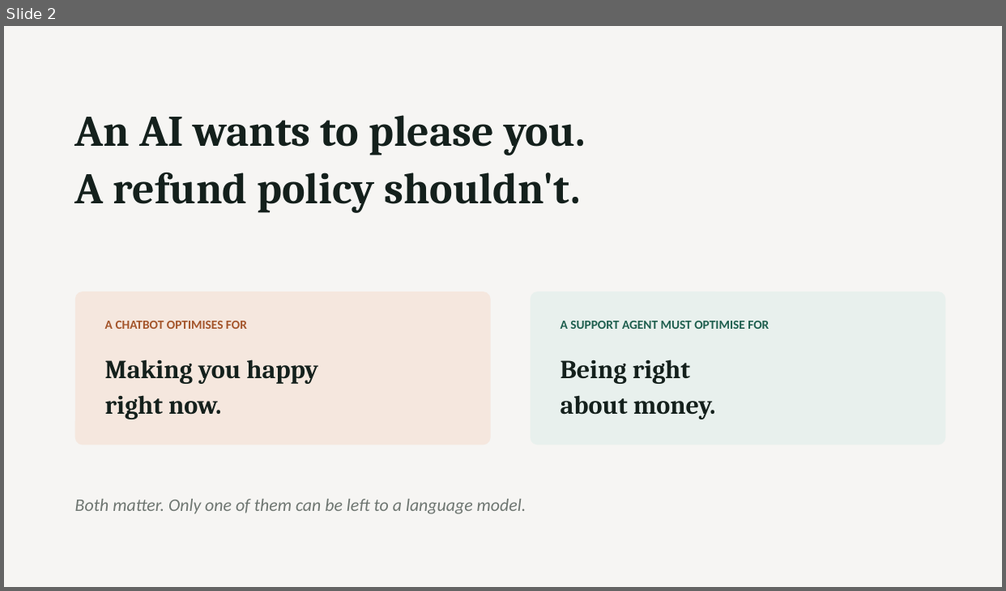
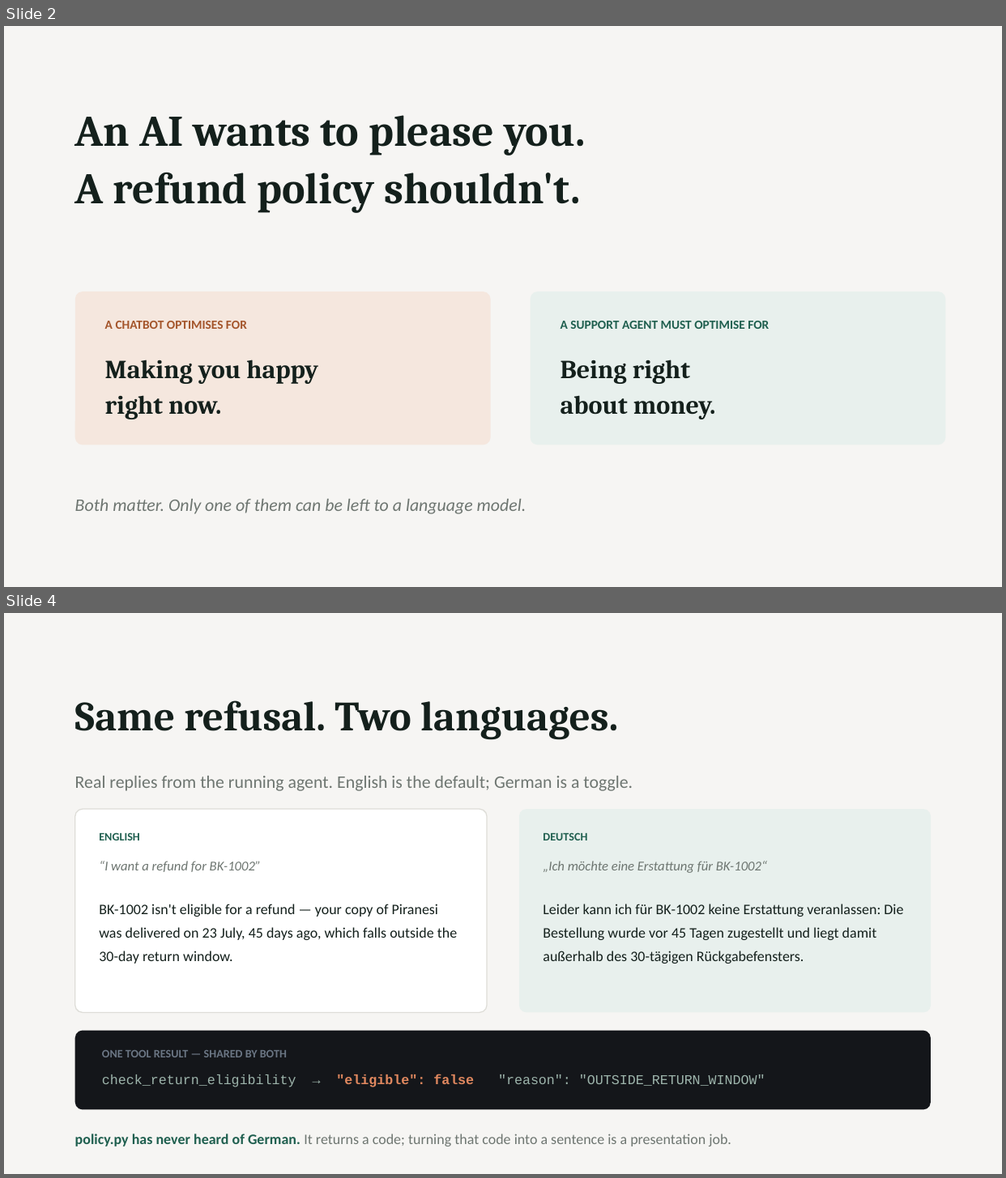
Before and after one commit to Seyfu42/bookly-support-agent, a slide deck: deck/bookly-agent-deck.pptx. Shown one above the other, each under a label of ours: slide 2 before the commit, slides 2 and 4 after it; the slides between them are not shown. The pictures are 1006x591 and 1006x1178 pixels, drawn with LibreOffice and Linux fonts; fonts in the diff are those of the drawing. Boxes give left, top, right and bottom in pixels: in the first picture for what was removed or moved away, otherwise in the second. Text is boxed around its words. In the diff, an @@ line names an element or a change of style, - is before the commit and + after.

```diff
--- a/deck/bookly-agent-deck.pptx
+++ b/deck/bookly-agent-deck.pptx
@@ slide 4 added at bbox=[4, 613, 1002, 1174], background #F6F5F3 @@
@@ text added at bbox=[75, 700, 618, 739], 40 pt, text #14201C, bold @@
+Same refusal. Two languages.
@@ text added at bbox=[75, 776, 633, 791], 17 pt, text #6E7671 @@
+Real replies from the running agent. English is the default; German is a toggle.
@@ rounded rectangle added at bbox=[75, 809, 487, 1013], fill #FFFFFF, outline #DEDDD8 1 pt @@
@@ rounded rectangle added at bbox=[519, 809, 931, 1013], fill #E8F0ED @@
@@ text added at bbox=[99, 833, 140, 841], 11 pt, text #1F5F4F, bold @@
+ENGLISH
@@ text added at bbox=[543, 833, 587, 841], 11 pt, text #1F5F4F, bold @@
+DEUTSCH
@@ text added at bbox=[99, 861, 261, 872], 13 pt, text #6E7671, italic @@
+“I want a refund for BK-1002”
@@ text added at bbox=[543, 861, 767, 873], 13 pt, text #6E7671, italic @@
+„Ich möchte eine Erstattung für BK-1002“
@@ text added at bbox=[99, 904, 457, 964], 14 pt, text #14201C @@
+BK-1002 isn't eligible for a refund — your copy of Piranesi was delivered on 23 July, 45 days ago, which falls outside the 30-day return window.
@@ text added at bbox=[543, 904, 903, 964], 14 pt, text #14201C @@
+Leider kann ich für BK-1002 keine Erstattung veranlassen: Die Bestellung wurde vor 45 Tagen zugestellt und liegt damit außerhalb des 30-tägigen Rückgabefensters.
@@ rounded rectangle added at bbox=[75, 1031, 931, 1110], fill #14161A @@
@@ text added at bbox=[102, 1050, 287, 1058], 11 pt, text #6B7684, bold @@
+ONE TOOL RESULT — SHARED BY BOTH
@@ text added at bbox=[102, 1075, 765, 1088], 13 pt, text #9DB4AB @@
+check_return_eligibility → "eligible": false "reason": "OUTSIDE_RETURN_WINDOW"
@@ text added at bbox=[75, 1134, 731, 1147], 14 pt, text #6E7671 @@
+policy.py has never heard of German. It returns a code; turning that code into a sentence is a presentation job.
```
Also in this commit, not shown: 2 slides changed, 1 slide removed, 4 other files.
